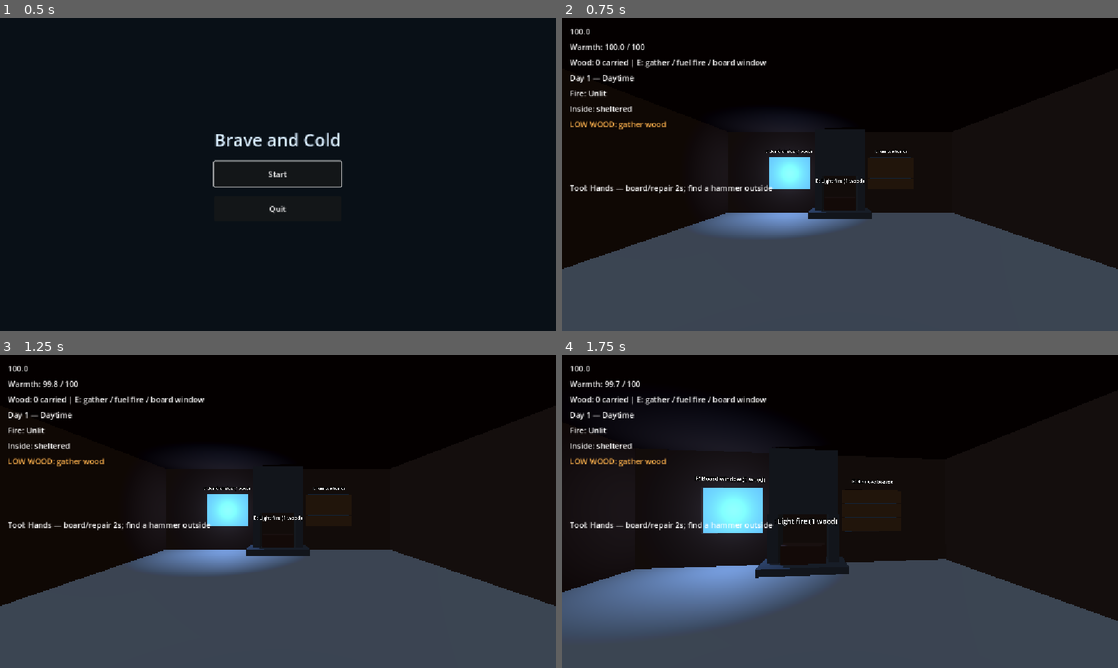
Above: before the commit, frames 1-4 (two rows, left to right).
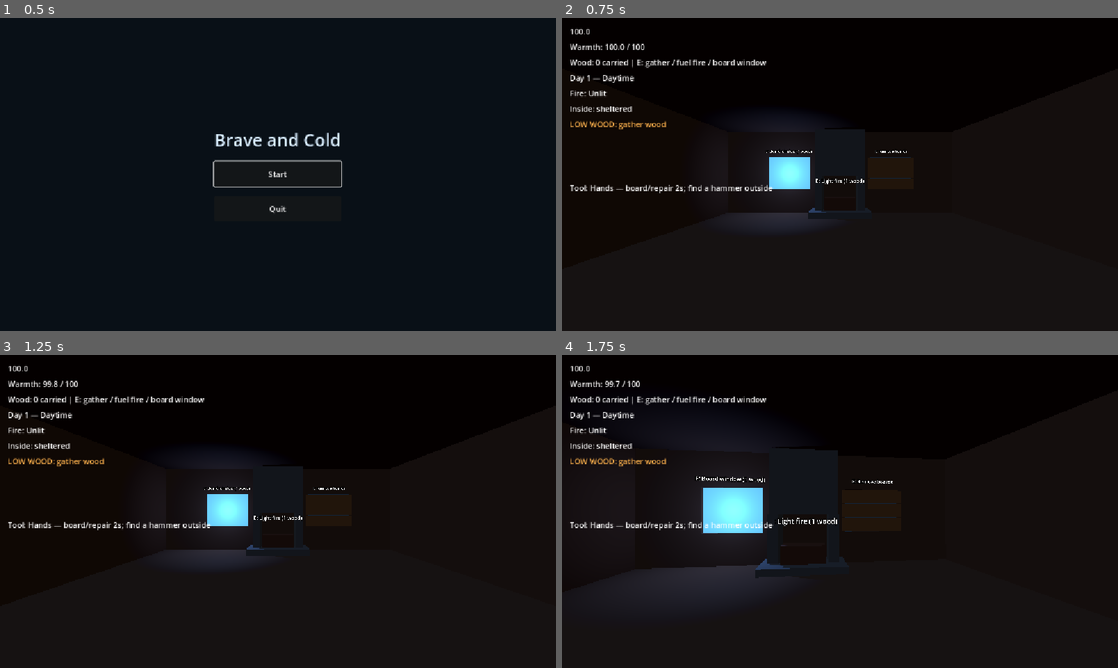
Above: after the commit, the same moments.

Repository: EarthDeparture/brave_and_cold
Game: Godot game, scene res://scenes/main_menu.tscn
Two runs of this game, one before a commit and one after it. Both use one fixed random seed, a clock stepped at 60 frames per second and the inputs below.
Inputs (mouse positions are in pixels of both pictures, inside the frame that each line leads up to):
- Up to frame 1 (0.5 s): no input
- Up to frame 2 (0.75 s): click "Start" at 0.5 s
- Up to frame 3 (1.25 s): no input
- Up to frame 4 (1.75 s): tap Enter at 1.25 s; move the mouse to (867, 511) at 1.27 s; hold W (move_up) from 1.28 s (still down); hold E (interact) from 1.28 s (still down); click (867, 511) at 1.42 s

Frame 1 is identical in both runs. In frame 2, 32% of the frame differs, in the area x 0-100%, y 62-100%; in frame 3, 32%; in frame 4, 29%.

Commit message:
agent(1d30f8c3): **[code] Terrain collision + LOD-safe chunking** — Add `HeightMapShape3D`/`Stati

Diff:
--- a/brave-and-cold/scenes/main.tscn
+++ b/brave-and-cold/scenes/main.tscn
@@ -18,6 +18,8 @@
 
 [ext_resource type="Script" path="res://scripts/world_lighting.gd" id="10_lighting"]
 
+[ext_resource type="Script" path="res://scripts/terrain.gd" id="11_terrain"]
+
 [sub_resource type="ProceduralSkyMaterial" id="SkyMaterial"]
 
 [sub_resource type="Sky" id="Sky"]
@@ -29,12 +31,6 @@
 ambient_light_source = 3
 ambient_light_color = Color(0.7, 0.8, 1, 1)
 ambient_light_energy = 0.12
-
-[sub_resource type="PlaneMesh" id="GroundMesh"]
-size = Vector2(100, 100)
-
-[sub_resource type="BoxShape3D" id="GroundShape"]
-size = Vector3(100, 1, 100)
 
 [node name="Main" type="Node3D"]
 script = ExtResource("8_outcome")
@@ -48,13 +44,11 @@
 shadow_enabled = true
 
 [node name="Ground" type="StaticBody3D" parent="."]
+script = ExtResource("11_terrain")
 
 [node name="MeshInstance3D" type="MeshInstance3D" parent="Ground"]
-mesh = SubResource("GroundMesh")
 
 [node name="CollisionShape3D" type="CollisionShape3D" parent="Ground"]
-position = Vector3(0, -0.5, 0)
-shape = SubResource("GroundShape")
 
 [node name="Player" parent="." instance=ExtResource("2_player")]
 position = Vector3(0, 0.1, 4)
--- /dev/null
+++ b/brave-and-cold/scripts/terrain.gd
@@ -0,0 +1,77 @@
+extends StaticBody3D
+## Generates a single heightmap-driven ground mesh with matching collision.
+## Standard tier: one chunk, no streaming. Resolution/size are exported so a
+## future LOD/chunking pass can subdivide without changing the generation math.
+
+@export var terrain_size: Vector2 = Vector2(100.0, 100.0)
+## Vertices per side of the heightmap grid (also the HeightMapShape3D dimensions).
+@export_range(2, 512) var resolution: int = 64
+## Kept at 0 by default so gameplay (nav mesh, spawn points) stays on a flat
+## plane; raise this once terrain height is actually wanted.
+@export var height_scale: float = 0.0
+@export var noise_frequency: float = 0.03
+@export var noise_seed: int = 0
+
+@onready var _mesh_instance: MeshInstance3D = $MeshInstance3D
+@onready var _collision_shape: CollisionShape3D = $CollisionShape3D
+
+var heights: PackedFloat32Array
+
+
+func _ready() -> void:
+	regenerate()
+
+
+func regenerate() -> void:
+	heights = _build_heightmap()
+	_mesh_instance.mesh = _build_mesh(heights)
+	_collision_shape.shape = _build_collision_shape(heights)
+	# HeightMapShape3D uses a fixed 1-unit grid spacing, so stretch the shape's
+	# own transform to match the mesh's world-space cell size.
+	var cell_size := Vector2(terrain_size.x, terrain_size.y) / float(resolution - 1)
+	_collision_shape.scale = Vector3(cell_size.x, 1.0, cell_size.y)
+
+
+func height_at(x_index: int, z_index: int) -> float:
+	return heights[z_index * resolution + x_index]
+
+
+func _build_heightmap() -> PackedFloat32Array:
+	var noise := FastNoiseLite.new()
+	noise.seed = noise_seed
+	noise.frequency = noise_frequency
+	var data := PackedFloat32Array()
+	data.resize(resolution * resolution)
+	for z in range(resolution):
+		for x in range(resolution):
+			data[z * resolution + x] = noise.get_noise_2d(x, z) * height_scale
+	return data
+
+
+func _build_mesh(heightmap: PackedFloat32Array) -> ArrayMesh:
+	var surface := SurfaceTool.new()
+	surface.begin(Mesh.PRIMITIVE_TRIANGLES)
+	var half := terrain_size * 0.5
+	var step := Vector2(terrain_size.x, terrain_size.y) / float(resolution - 1)
+	for z in range(resolution - 1):
+		for x in range(resolution - 1):
+			var v00 := Vector3(x * step.x - half.x, heightmap[z * resolution + x], z * step.y - half.y)
+			var v10 := Vector3((x + 1) * step.x - half.x, heightmap[z * resolution + x + 1], z * step.y - half.y)
+			var v01 := Vector3(x * step.x - half.x, heightmap[(z + 1) * resolution + x], (z + 1) * step.y - half.y)
+			var v11 := Vector3((x + 1) * step.x - half.x, heightmap[(z + 1) * resolution + x + 1], (z + 1) * step.y - half.y)
+			surface.add_vertex(v00)
+			surface.add_vertex(v01)
+			surface.add_vertex(v10)
+			surface.add_vertex(v10)
+			surface.add_vertex(v01)
+			surface.add_vertex(v11)
+	surface.generate_normals()
+	return surface.commit()
+
+
+func _build_collision_shape(heightmap: PackedFloat32Array) -> HeightMapShape3D:
+	var shape := HeightMapShape3D.new()
+	shape.map_width = resolution
+	shape.map_depth = resolution
+	shape.map_data = heightmap
+	return shape
--- /dev/null
+++ b/brave-and-cold/tests/test_terrain.gd
@@ -0,0 +1,56 @@
+extends SceneTree
+## godot --headless --path brave-and-cold --script res://tests/test_terrain.gd
+
+var failures := 0
+
+
+func _init() -> void:
+	call_deferred("_run")
+
+
+func _run() -> void:
+	var terrain_scene := load("res://scripts/terrain.gd")
+	var terrain := StaticBody3D.new()
+	terrain.set_script(terrain_scene)
+	terrain.resolution = 8
+	terrain.terrain_size = Vector2(40.0, 20.0)
+	terrain.height_scale = 3.0
+	var mesh_instance := MeshInstance3D.new()
+	mesh_instance.name = "MeshInstance3D"
+	terrain.add_child(mesh_instance)
+	var collision_shape := CollisionShape3D.new()
+	collision_shape.name = "CollisionShape3D"
+	terrain.add_child(collision_shape)
+	root.add_child(terrain)
+	await process_frame
+
+	_check(terrain._mesh_instance.mesh != null, "terrain generates a mesh")
+	_check(terrain._collision_shape.shape is HeightMapShape3D, "terrain builds a HeightMapShape3D")
+
+	var shape: HeightMapShape3D = terrain._collision_shape.shape
+	_check(shape.map_width == terrain.resolution and shape.map_depth == terrain.resolution,
+		"collision heightmap dimensions match resolution")
+	_check(shape.map_data.size() == terrain.resolution * terrain.resolution,
+		"collision heightmap data matches resolution^2")
+	_check(shape.map_data == terrain.heights, "collision data matches the mesh heightmap")
+
+	var expected_scale := Vector3(
+		terrain.terrain_size.x / float(terrain.resolution - 1), 1.0,
+		terrain.terrain_size.y / float(terrain.resolution - 1))
+	_check(terrain._collision_shape.scale.is_equal_approx(expected_scale),
+		"collision shape is scaled to match mesh world size")
+
+	var aabb: AABB = terrain._mesh_instance.mesh.get_aabb()
+	_check(is_equal_approx(aabb.size.x, terrain.terrain_size.x) and
+		is_equal_approx(aabb.size.z, terrain.terrain_size.y),
+		"generated mesh spans the exported terrain size")
+
+	terrain.free()
+	print("Terrain tests: %d failures." % failures)
+	quit(0 if failures == 0 else 1)
+
+
+func _check(condition: bool, label: String) -> void:
+	if not condition:
+		push_error("FAIL: " + label)
+		failures += 1
Not shown: 1 places in brave-and-cold/scenes/main.tscn that only renumber resources
